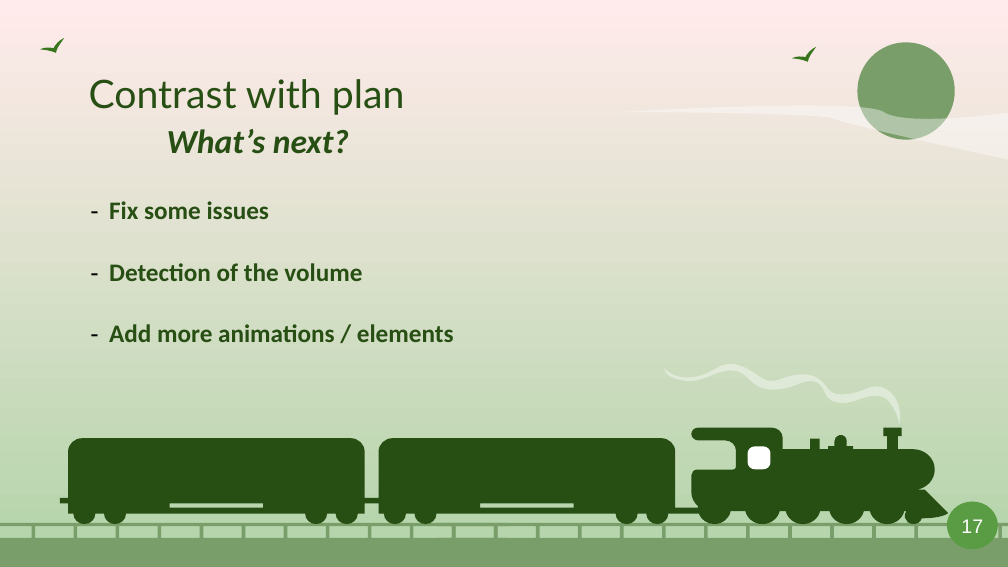
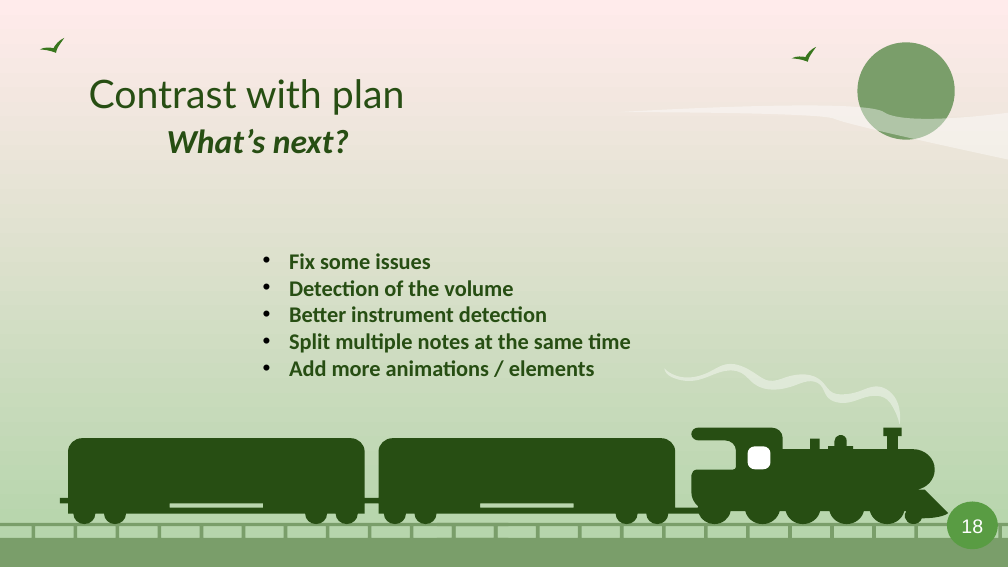
Before and after one commit to Smoother19/MusicAnimation, a slide deck: slide 18 of docs/presentation/PresAlpha.pptx (slide 19 before the commit). Drawn at 1008x567 pixels with LibreOffice and Linux fonts; fonts in the diff are those of the drawing. Boxes give left, top, right and bottom in pixels: in the first picture for what was removed or moved away, otherwise in the second. Text is boxed around its words. In the diff, an @@ line names an element or a change of style, - is before the commit and + after.

```diff
--- a/docs/presentation/PresAlpha.pptx
+++ b/docs/presentation/PresAlpha.pptx
@@ table removed at [81, 185, 791, 567], 6 rows, 1 columns @@
-Fix some issues / Detection of the volume / Add more animations / elements
-
-
-
-
-
@@ text added at [289, 253, 631, 376], 16 pt, text #274E13, bold @@
+• Fix some issues
+• Detection of the volume
+• Better instrument detection
+• Split multiple notes at the same time
+• Add more animations / elements
@@ text in freeform shape at [961, 519, 983, 533]: text changed @@
-17
+18
```
Also in this commit, not shown: 13 other slides changed, 4 slides added, 5 slides removed.
